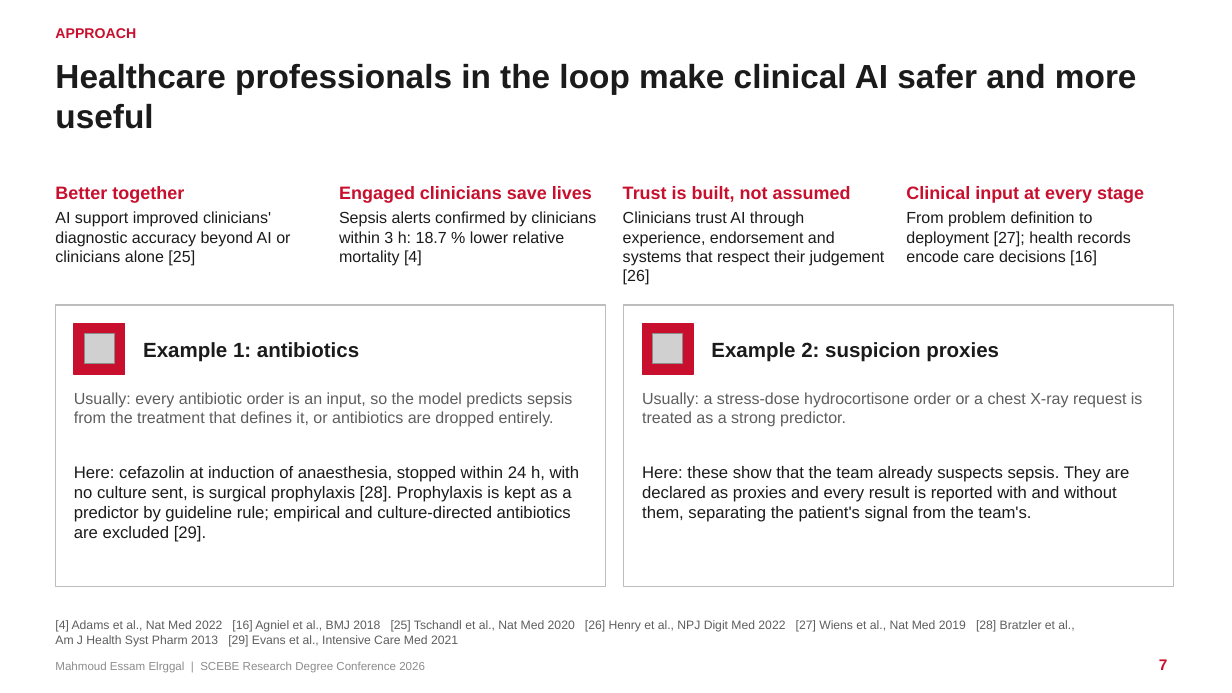
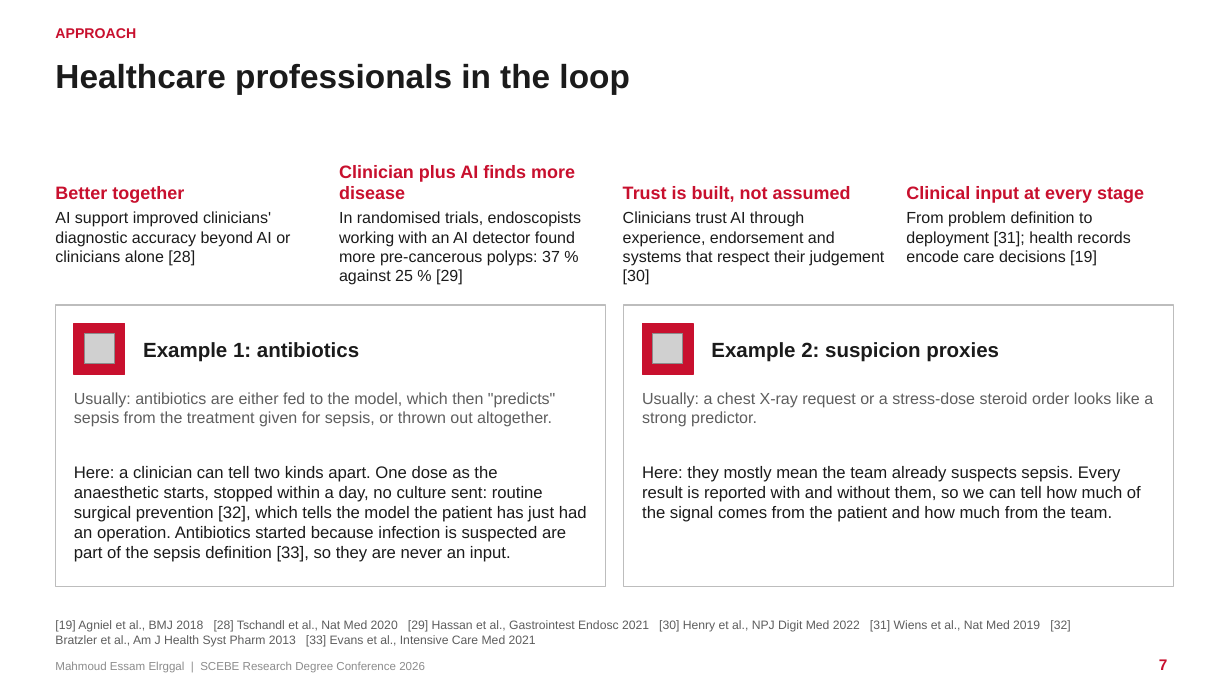
Before and after one commit to mahmoudddj/datasciencecoursera1, a slide deck: slide 7 of dev/presentation/Elrggal_Mahmoud_SCEBE2026.pptx. Drawn at 1232x693 pixels with LibreOffice and Linux fonts; fonts in the diff are those of the drawing; grey boxes stand for pictures. Boxes give left, top, right and bottom in pixels: in the first picture for what was removed or moved away, otherwise in the second. Text is boxed around its words. In the diff, an @@ line names an element or a change of style, - is before the commit and + after.

```diff
--- a/dev/presentation/Elrggal_Mahmoud_SCEBE2026.pptx
+++ b/dev/presentation/Elrggal_Mahmoud_SCEBE2026.pptx
@@ title at [55,64,629,95]: text changed @@
-Healthcare professionals in the loop make clinical AI safer and more useful
+Healthcare professionals in the loop
@@ text at [339,165,575,199]: text changed @@
-Engaged clinicians save lives
+Clinician plus AI finds more disease
@@ text at [55,211,290,266]: text changed @@
-AI support improved clinicians' diagnostic accuracy beyond AI or clinicians alone [25]
+AI support improved clinicians' diagnostic accuracy beyond AI or clinicians alone [28]
@@ text at [339,211,581,285]: text changed @@
-Sepsis alerts confirmed by clinicians within 3 h: 18.7 % lower relative mortality [4]
+In randomised trials, endoscopists working with an AI detector found more pre-cancerous polyps: 37 % against 25 % [29]
@@ text at [623,211,885,285]: text changed @@
-Clinicians trust AI through experience, endorsement and systems that respect their judgement [26]
+Clinicians trust AI through experience, endorsement and systems that respect their judgement [30]
@@ text at [906,211,1130,266]: text changed @@
-From problem definition to deployment [27]; health records encode care decisions [16]
+From problem definition to deployment [31]; health records encode care decisions [19]
@@ text at [74,392,555,427]: text changed @@
-Usually: every antibiotic order is an input, so the model predicts sepsis from the treatment that defines it, or antibiotics are dropped entirely.
+Usually: antibiotics are either fed to the model, which then "predicts" sepsis from the treatment given for sepsis, or thrown out altogether.
@@ text at [642,392,1153,427]: text changed @@
-Usually: a stress-dose hydrocortisone order or a chest X-ray request is treated as a strong predictor.
+Usually: a chest X-ray request or a stress-dose steroid order looks like a strong predictor.
@@ text at [74,466,587,562]: text changed @@
-Here: cefazolin at induction of anaesthesia, stopped within 24 h, with no culture sent, is surgical prophylaxis [28]. Prophylaxis is kept as a predictor by guideline rule; empirical and culture-directed antibiotics are excluded [29].
+Here: a clinician can tell two kinds apart. One dose as the anaesthetic starts, stopped within a day, no culture sent: routine surgical prevention [32], which tells the model the patient has just had an operation. Antibiotics started because infection is suspected are part of the sepsis definition [33], so they are never an input.
@@ text at [642,466,1141,522]: text changed @@
-Here: these show that the team already suspects sepsis. They are declared as proxies and every result is reported with and without them, separating the patient's signal from the team's.
+Here: they mostly mean the team already suspects sepsis. Every result is reported with and without them, so we can tell how much of the signal comes from the patient and how much from the team.
@@ text at [55,620,1070,647]: text changed @@
-[4] Adams et al., Nat Med 2022 [16] Agniel et al., BMJ 2018 [25] Tschandl et al., Nat Med 2020 [26] Henry et al., NPJ Digit Med 2022 [27] Wiens et al., Nat Med 2019 [28] Bratzler et al., Am J Health Syst Pharm 2013 [29] Evans et al., Intensive Care Med 2021
+[19] Agniel et al., BMJ 2018 [28] Tschandl et al., Nat Med 2020 [29] Hassan et al., Gastrointest Endosc 2021 [30] Henry et al., NPJ Digit Med 2022 [31] Wiens et al., Nat Med 2019 [32] Bratzler et al., Am J Health Syst Pharm 2013 [33] Evans et al., Intensive Care Med 2021
```
Also in this commit, not shown: 24 other slides changed, 3 slides added, 1 slide removed, 3 other files.
